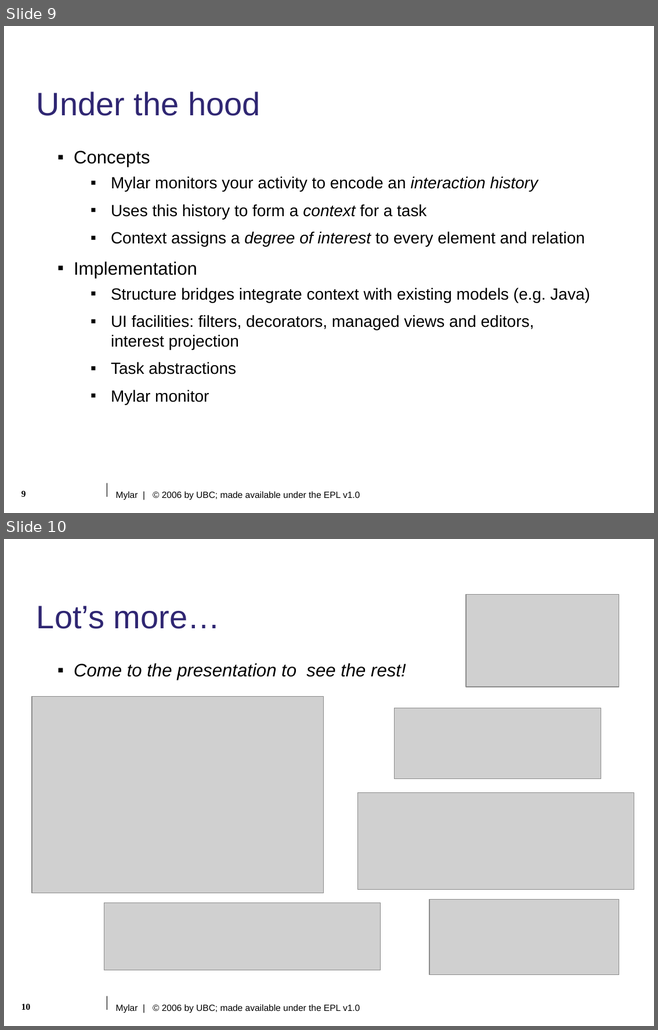
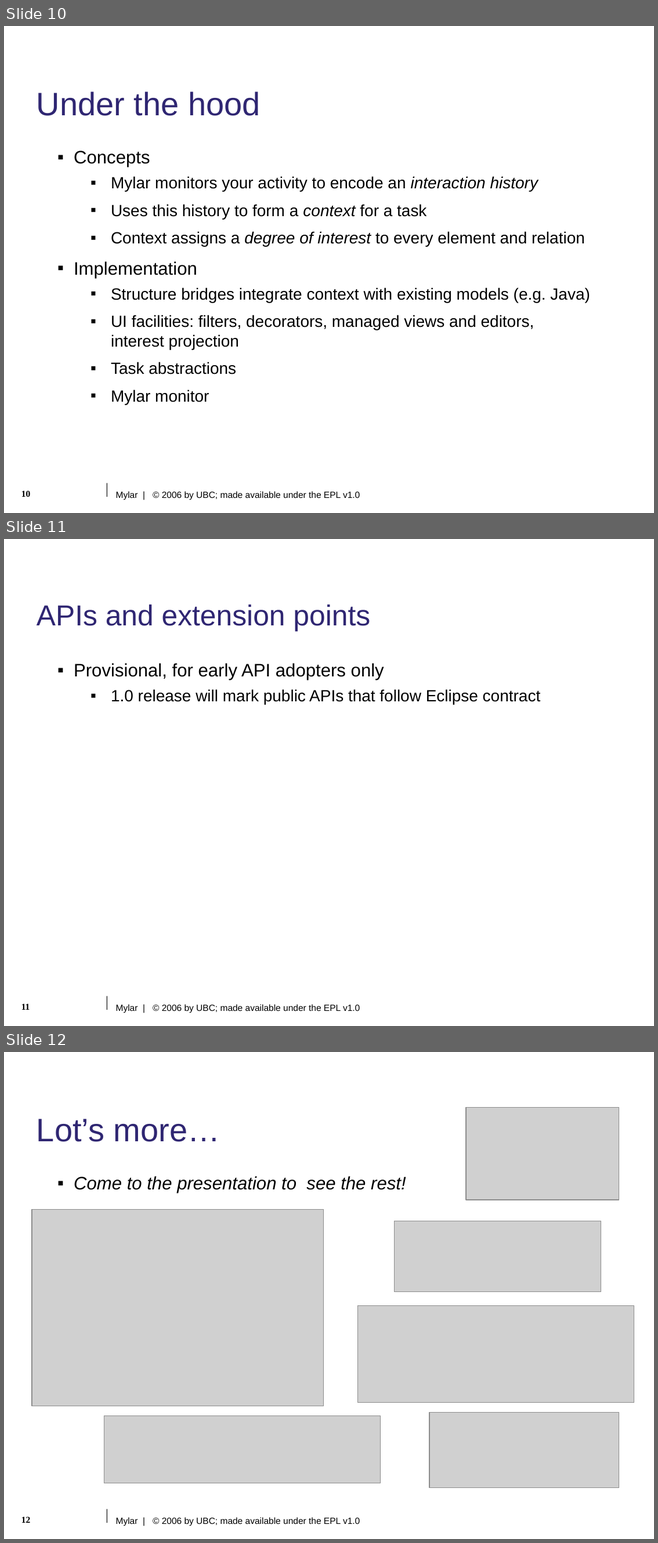
Before and after one commit to eclipse-mylyn/mylyn-website, a slide deck: publications/2006-03-mylar-eclipsecon.ppt. Shown one above the other, each under a label of ours: slides 9 and 10 before the commit, slides 10, 11 and 12 after it. The pictures are 658x1030 and 658x1543 pixels, drawn with LibreOffice and Linux fonts; fonts in the diff are those of the drawing; grey boxes stand for pictures; background and template pictures are left out. Boxes give left, top, right and bottom in pixels: in the first picture for what was removed or moved away, otherwise in the second. Text is boxed around its words. In the diff, an @@ line names an element or a change of style, - is before the commit and + after.

Commit message:
Progress on: long: business planning Progress on: prepare eclipsecon talk and slides

```diff
--- a/publications/2006-03-mylar-eclipsecon.ppt
+++ b/publications/2006-03-mylar-eclipsecon.ppt
@@ slide 11 added at <box>4,539,654,1026</box>, background #FFFFFF; not listed: 2 template elements that a slide beside it also shows @@
@@ title added at <box>36,605,370,631</box>, 32 pt, text #2F2672 @@
+APIs and extension points
@@ text added at <box>74,663,540,704</box>, 18 pt, text #000000 @@
+▪ Provisional, for early API adopters only
+  ▪ 1.0 release will mark public APIs that follow Eclipse contract
@@ page number added at <box>21,1004,30,1010</box>, 10 pt, text #000000, bold @@
+11
@@ what was slide 9 is now slide 10 @@
@@ page number at <box>21,491,31,497</box>: text changed @@
-9
+10
@@ what was slide 10 is now slide 12 @@
@@ page number at <box>21,1517,31,1523</box>: text changed @@
-10
+12
```
Also in this commit, not shown: 1 other slide added.
